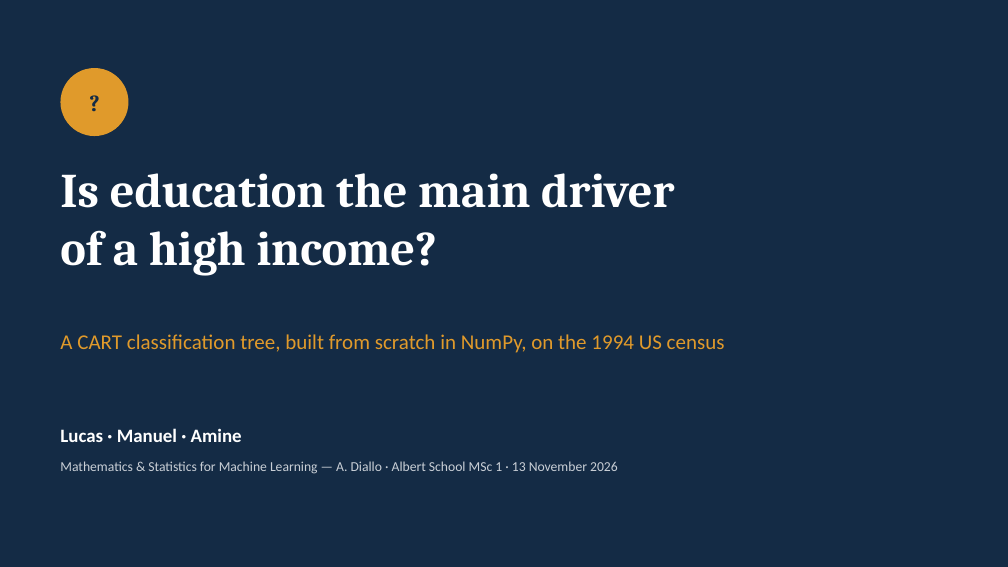
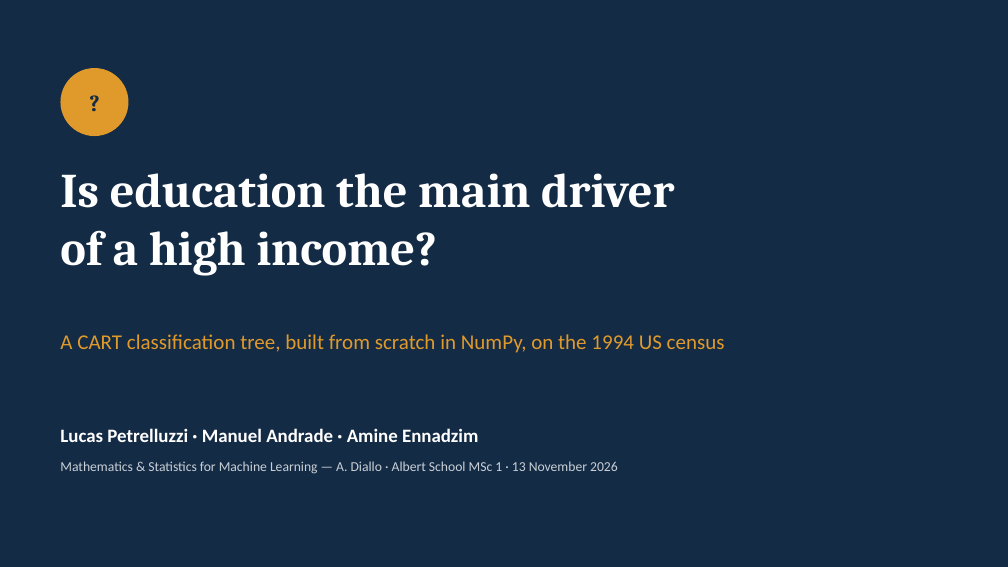
Before and after one commit to Petrel971/ML-Project-Bootcamp, a slide deck: slide 1 of report/oral_deck.pptx. Drawn at 1008x567 pixels with LibreOffice and Linux fonts; fonts in the diff are those of the drawing. Boxes give left, top, right and bottom in pixels: in the first picture for what was removed or moved away, otherwise in the second. Text is boxed around its words. In the diff, an @@ line names an element or a change of style, - is before the commit and + after.

Commit message:
Add team members' full names to the report and deck

```diff
--- a/report/oral_deck.pptx
+++ b/report/oral_deck.pptx
@@ text at [60,428,478,442]: text changed @@
-Lucas · Manuel · Amine
+Lucas Petrelluzzi · Manuel Andrade · Amine Ennadzim
```
Also in this commit, not shown: 4 other files.
